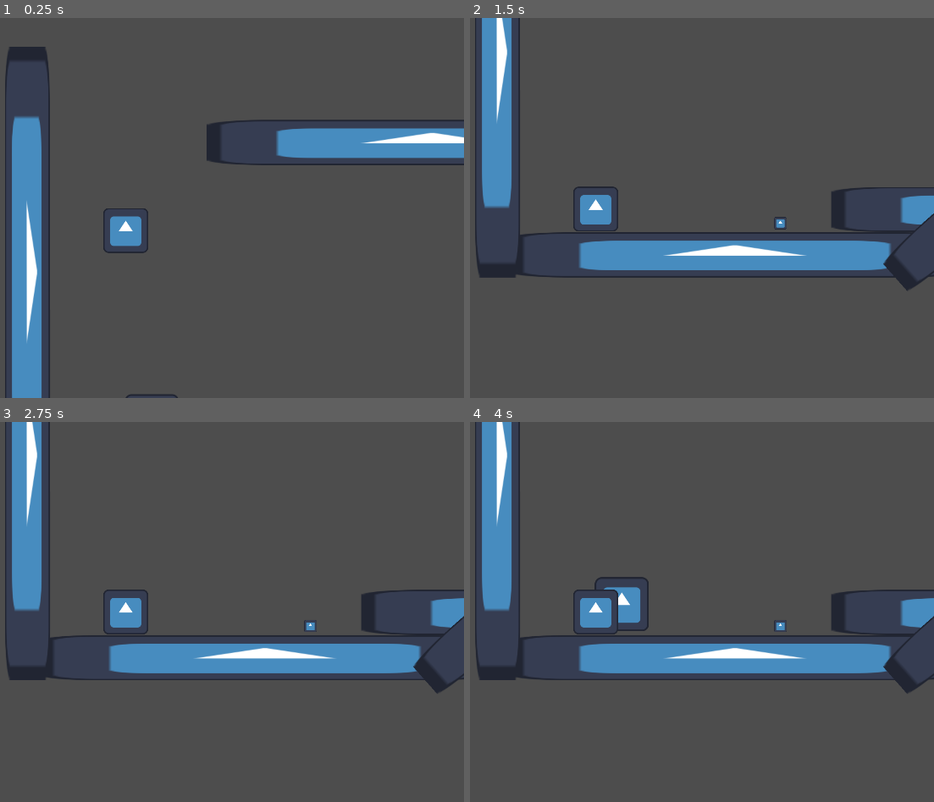
Above: before the commit, frames 1-4 (two rows, left to right).
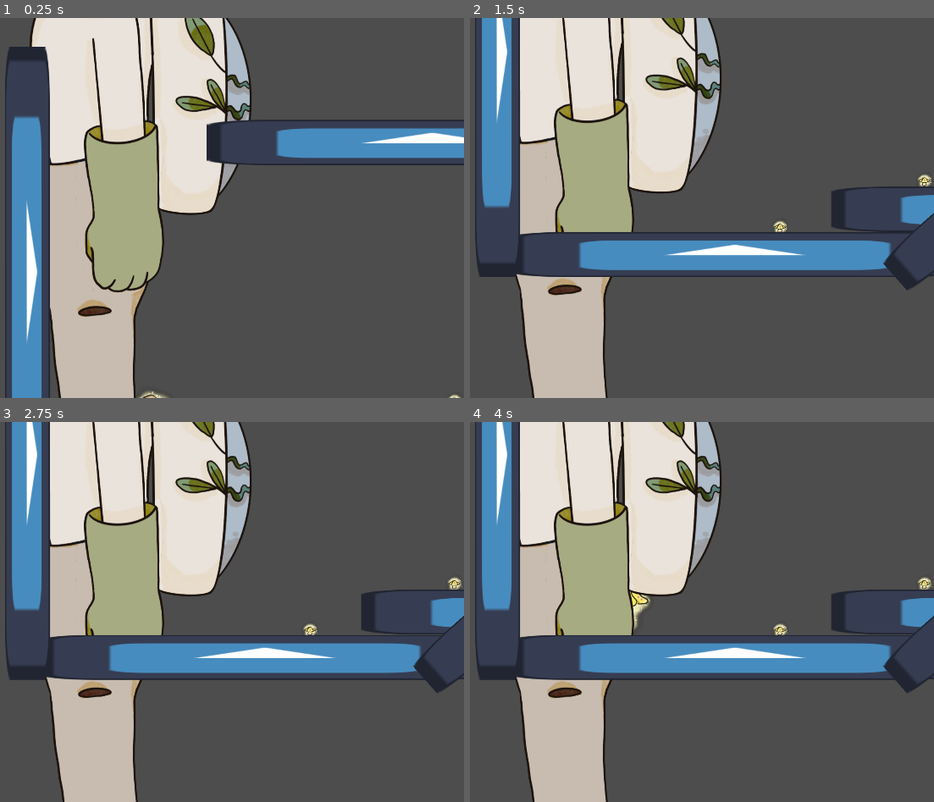
Above: after the commit, the same moments.

Repository: SPsEGS/GameJamLeMeilleurJeu
Game: Godot game, scene res://Scenes/TestScene.tscn
The game is run twice, just before and just after one commit, with the same random seed, the same clock (stepped at 60 frames per second) and the same inputs. This scene is started directly instead of the project's main scene. The engine's default icon, where the game draws it, is replaced by a stand-in: a white triangle on a blue panel in a dark square.
Inputs:
- Up to frame 1 (0.25 s): no input
- Up to frame 2 (1.5 s): tap Keypad 0 (p1_interact) at 0.6, 1.35 s
- Up to frame 3 (2.75 s): tap Keypad 0 (p1_interact) at 2.1 s
- Up to frame 4 (4 s): tap Keypad 0 (p1_interact) at 2.85, 3.6 s; tap Enter at 3.5 s

The runs differ from the first frame. In frame 1, 30% of the frame differs, in the area x 6-100%, y 0-100%; in frame 2, 27%; in frame 3, 28%; in frame 4, 28%.

Commit message:
image

Diff:
--- a/Scenes/Gros_champi.tscn
+++ b/Scenes/Gros_champi.tscn
@@ -1,7 +1,7 @@
 [gd_scene load_steps=6 format=3 uid="uid://bqatknae6grwl"]
 
-[ext_resource type="Texture2D" uid="uid://dv76vp6l72tk8" path="res://icon.svg" id="1_ond1n"]
 [ext_resource type="Script" path="res://Scripts/gros_champi.gd" id="1_xv42h"]
+[ext_resource type="Texture2D" uid="uid://be2o6b7uq3ycw" path="res://Assets/Champignons séparés/champi gros lumière_redim.png" id="2_14ub6"]
 
 [sub_resource type="RectangleShape2D" id="RectangleShape2D_f52og"]
 size = Vector2(152, 153)
@@ -30,8 +30,9 @@
 script = ExtResource("1_xv42h")
 
 [node name="Sprite2D" type="Sprite2D" parent="."]
-scale = Vector2(1.2, 1.2)
-texture = ExtResource("1_ond1n")
+position = Vector2(0.5, -3.49999)
+scale = Vector2(1.51639, 1.7395)
+texture = ExtResource("2_14ub6")
 
 [node name="CollisionShape2D" type="CollisionShape2D" parent="."]
 position = Vector2(0, 0.5)
--- a/Scenes/Human.tscn
+++ b/Scenes/Human.tscn
@@ -1,14 +1,24 @@
-[gd_scene load_steps=6 format=3 uid="uid://b27247h5uin5o"]
+[gd_scene load_steps=15 format=3 uid="uid://b27247h5uin5o"]
 
 [ext_resource type="PackedScene" uid="uid://u5xexd2ip3w6" path="res://Scenes/Player.tscn" id="1_a217f"]
 [ext_resource type="Script" path="res://Scripts/Human.gd" id="2_oufih"]
+[ext_resource type="Texture2D" uid="uid://bwnkrpl0w5jl8" path="res://Assets/Characters/Tend la main/1.PNG" id="3_bwvnc"]
+[ext_resource type="Texture2D" uid="uid://c868xh1r6mt5v" path="res://Assets/Characters/Tend la main/2.PNG" id="4_28fly"]
+[ext_resource type="Texture2D" uid="uid://q5401v3472ws" path="res://Assets/Characters/Tend la main/3.PNG" id="5_ypge1"]
+[ext_resource type="Texture2D" uid="uid://ok0qxglrjfyb" path="res://Assets/Characters/Tend la main/4.PNG" id="6_k2nhq"]
+[ext_resource type="Texture2D" uid="uid://dapvjllx0l8pu" path="res://Assets/Characters/Tend la main/5.PNG" id="7_k3xlg"]
+[ext_resource type="Texture2D" uid="uid://ctq5m0w2ykmj6" path="res://Assets/Characters/Tend la main/6.PNG" id="8_vwamf"]
+[ext_resource type="Texture2D" uid="uid://kxplmxwf2o5" path="res://Assets/Characters/Tend la main/7.PNG" id="9_08frx"]
+[ext_resource type="Texture2D" uid="uid://xip0rnf7e543" path="res://Assets/Characters/Tend la main/8.PNG" id="10_vkj7k"]
+[ext_resource type="Texture2D" uid="uid://qbr626wuofkf" path="res://Assets/Characters/Tend la main/9.PNG" id="11_rmpv3"]
 
 [sub_resource type="Animation" id="Animation_hk862"]
 resource_name = "crouching"
+length = 2.0
 tracks/0/type = "value"
 tracks/0/imported = false
 tracks/0/enabled = true
-tracks/0/path = NodePath(".:scale")
+tracks/0/path = NodePath("../CollisionShape2D:scale")
 tracks/0/interp = 1
 tracks/0/loop_wrap = true
 tracks/0/keys = {
@@ -20,14 +30,14 @@
 tracks/1/type = "value"
 tracks/1/imported = false
 tracks/1/enabled = true
-tracks/1/path = NodePath("../CollisionShape2D:scale")
+tracks/1/path = NodePath(".:texture")
 tracks/1/interp = 1
 tracks/1/loop_wrap = true
 tracks/1/keys = {
-"times": PackedFloat32Array(0, 0.6),
-"transitions": PackedFloat32Array(1, 1),
-"update": 0,
-"values": [Vector2(1, 1), Vector2(1, 0.5)]
+"times": PackedFloat32Array(0, 0.2, 0.4, 0.6, 0.8, 1, 1.2, 1.4, 1.6),
+"transitions": PackedFloat32Array(1, 1, 1, 1, 1, 1, 1, 1, 1),
+"update": 1,
+"values": [ExtResource("3_bwvnc"), ExtResource("4_28fly"), ExtResource("5_ypge1"), ExtResource("6_k2nhq"), ExtResource("7_k3xlg"), ExtResource("8_vwamf"), ExtResource("9_08frx"), ExtResource("10_vkj7k"), ExtResource("11_rmpv3")]
 }
 
 [sub_resource type="Animation" id="Animation_g66ty"]
@@ -66,6 +76,12 @@
 [node name="CharacterBody2D" instance=ExtResource("1_a217f")]
 script = ExtResource("2_oufih")
 
+[node name="Sprite2D" parent="." index="0"]
+texture = ExtResource("3_bwvnc")
+
+[node name="CollisionShape2D" parent="." index="1"]
+position = Vector2(0, -1.5)
+
 [node name="AnimationPlayer" type="AnimationPlayer" parent="." index="3"]
 root_node = NodePath("../Sprite2D")
 libraries = {
--- a/Scenes/Petit_champi.tscn
+++ b/Scenes/Petit_champi.tscn
@@ -1,10 +1,10 @@
 [gd_scene load_steps=7 format=3 uid="uid://bv4xggjtrwwke"]
 
 [ext_resource type="Script" path="res://Scripts/Petit_champi.gd" id="1_0tppo"]
-[ext_resource type="Texture2D" uid="uid://dv76vp6l72tk8" path="res://icon.svg" id="2_2vaom"]
+[ext_resource type="Texture2D" uid="uid://db7ymnvwbyddi" path="res://Assets/Champignons séparés/champi petit lumineux_redimensionné.png" id="2_rc7im"]
 
 [sub_resource type="RectangleShape2D" id="RectangleShape2D_046qf"]
-size = Vector2(31, 36)
+size = Vector2(125, 65)
 
 [sub_resource type="Animation" id="Animation_26hkm"]
 length = 0.001
@@ -47,11 +47,11 @@
 script = ExtResource("1_0tppo")
 
 [node name="Sprite2D" type="Sprite2D" parent="."]
-scale = Vector2(0.273438, 0.273438)
-texture = ExtResource("2_2vaom")
+scale = Vector2(0.995614, 0.93418)
+texture = ExtResource("2_rc7im")
 
 [node name="CollisionShape2D" type="CollisionShape2D" parent="."]
-position = Vector2(-0.5, 1)
+position = Vector2(-0.5, -19.5)
 shape = SubResource("RectangleShape2D_046qf")
 
 [node name="AnimationPlayer" type="AnimationPlayer" parent="."]
--- a/Scenes/Player.tscn
+++ b/Scenes/Player.tscn
@@ -4,7 +4,7 @@
 [ext_resource type="Texture2D" uid="uid://dv76vp6l72tk8" path="res://icon.svg" id="2_14w52"]
 
 [sub_resource type="RectangleShape2D" id="RectangleShape2D_m10ex"]
-size = Vector2(128, 128)
+size = Vector2(50, 129)
 
 [node name="CharacterBody2D2" type="CharacterBody2D"]
 script = ExtResource("1_7fyqf")
--- a/Scenes/TestScene.tscn
+++ b/Scenes/TestScene.tscn
@@ -14,7 +14,10 @@
 position = Vector2(314, 639)
 
 [node name="Petit_champi" parent="." instance=ExtResource("2_3xct0")]
-position = Vector2(764, 701)
+position = Vector2(764, 715)
+
+[node name="Petit_champi2" parent="." instance=ExtResource("2_3xct0")]
+position = Vector2(1174, 583)
 
 [node name="Human" parent="." instance=ExtResource("1_tjoji")]
 position = Vector2(240, -3)
--- a/Scripts/Human.gd
+++ b/Scripts/Human.gd
@@ -8,8 +8,13 @@
 var hold_object : bool = false
 var on_piti_champi : bool = false
 var which_mush : Petit_champi
+var baby_mush : Node
+var mush_parent
 
 @onready var _animation_player = $AnimationPlayer
+
+func can_interact() :
+	return (!hold_object and !crouching)
 
 func set_on_mushmush(body : Petit_champi) :
 	on_piti_champi = true
@@ -32,8 +37,13 @@
 			crouching = false
 			_animation_player.play("un_crouching")
 
+	if (hold_object and Input.is_action_just_pressed(playerNb + "_interact")) :
+		throw_mush()
+
 	if (Input.is_action_just_pressed(playerNb + "_interact")) :
 		take()
+
+
 
 func crouch() :
 	speed = speed_crouching
@@ -42,5 +52,18 @@
 func take() :
 	if (!hold_object and on_piti_champi) :
 		hold_object = true
-		which_mush.get_parent().remove_child(which_mush)
+		mush_parent = which_mush.get_parent()
+		(which_mush.get_parent()).remove_child(which_mush)
 		add_child(which_mush)
+		which_mush.set_owner(self)
+		use_mush()
+
+func use_mush() :
+	which_mush.show()
+	which_mush.position.x = 50
+	which_mush.position.y = -50
+
+func throw_mush() :
+	remove_child(which_mush)
+	mush_parent.add_child(which_mush)
+	hold_object = false
--- a/Scripts/Petit_champi.gd
+++ b/Scripts/Petit_champi.gd
@@ -5,7 +5,7 @@
 func _on_body_entered(body : CharacterBody2D):
 	$AnimationPlayer.play("flashing")
 	var player := body as Human
-	if (player) :
+	if (player and !player.hold_object) :
 		player.set_on_mushmush(self)
 
 func _on_body_exited(body : CharacterBody2D):
--- a/Scripts/gros_champi.gd
+++ b/Scripts/gros_champi.gd
@@ -1,18 +1,18 @@
 extends Area2D
 
 var is_reachable = false
+var who
 
 @onready var _animation_champi = $AnimationPlayer
 
 func _process(_delta) :
-	if (is_reachable && Input.is_action_just_pressed("p1_interact")) :
-		_animation_champi.play("flash")
+	var player := who as Human
+	if (player) :
+		if (is_reachable && Input.is_action_just_pressed("p1_interact") and player.can_interact()) :
+			_animation_champi.play("flash")
 
-
-
-
-
-func _on_body_entered(_body):
+func _on_body_entered(body):
+	who = body
 	is_reachable = true
 
 
--- a/project.godot
+++ b/project.godot
@@ -19,6 +19,7 @@
 
 window/size/viewport_width=1920
 window/size/viewport_height=1080
+window/size/mode=2
 
 [dotnet]
 
Binary file added: Assets/Champignons séparés/champi gros lumière_redim.png
Not shown, added: Assets/Champignons séparés/champi gros lumière_redim.png.import
Binary file added: Assets/Champignons séparés/champi petit lumineux_redimensionné.png
Not shown, added: Assets/Champignons séparés/champi petit lumineux_redimensionné.png.import
Binary file added: Assets/Characters/Tend la main/1.PNG
Not shown, added: Assets/Characters/Tend la main/1.PNG.import
Binary file added: Assets/Characters/Tend la main/2.PNG
Not shown, added: Assets/Characters/Tend la main/2.PNG.import
Binary file added: Assets/Characters/Tend la main/3.PNG
Not shown, added: Assets/Characters/Tend la main/3.PNG.import
Binary file added: Assets/Characters/Tend la main/4.PNG
Not shown, added: Assets/Characters/Tend la main/4.PNG.import
(and 12 more such lines)
